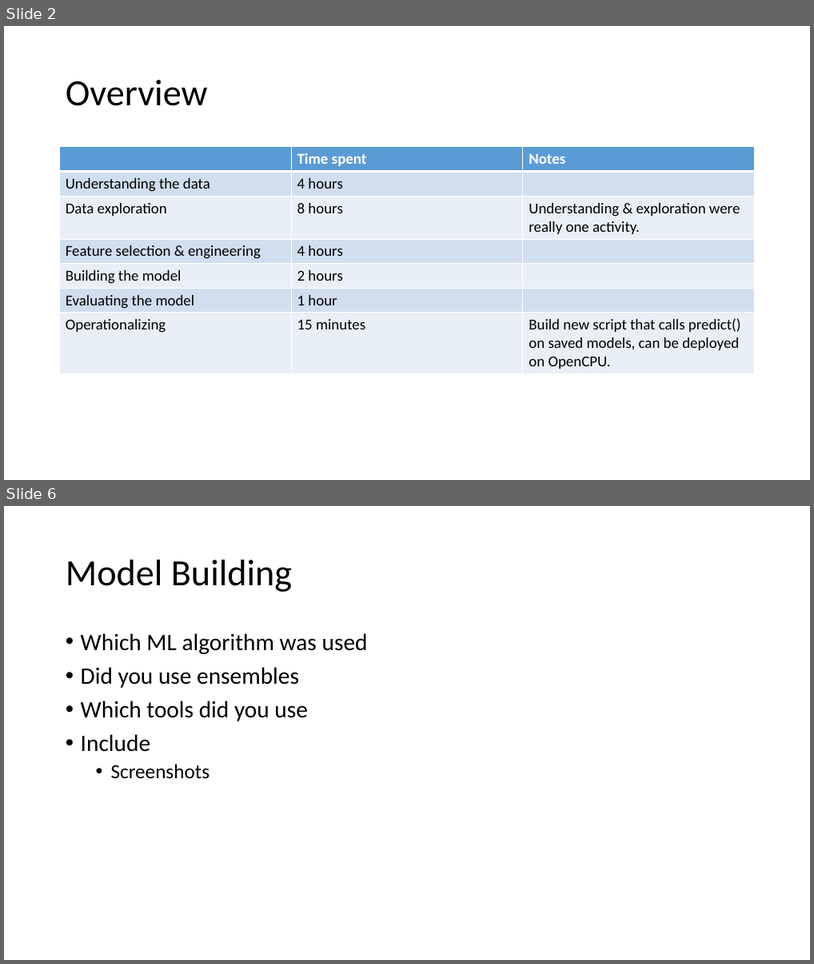
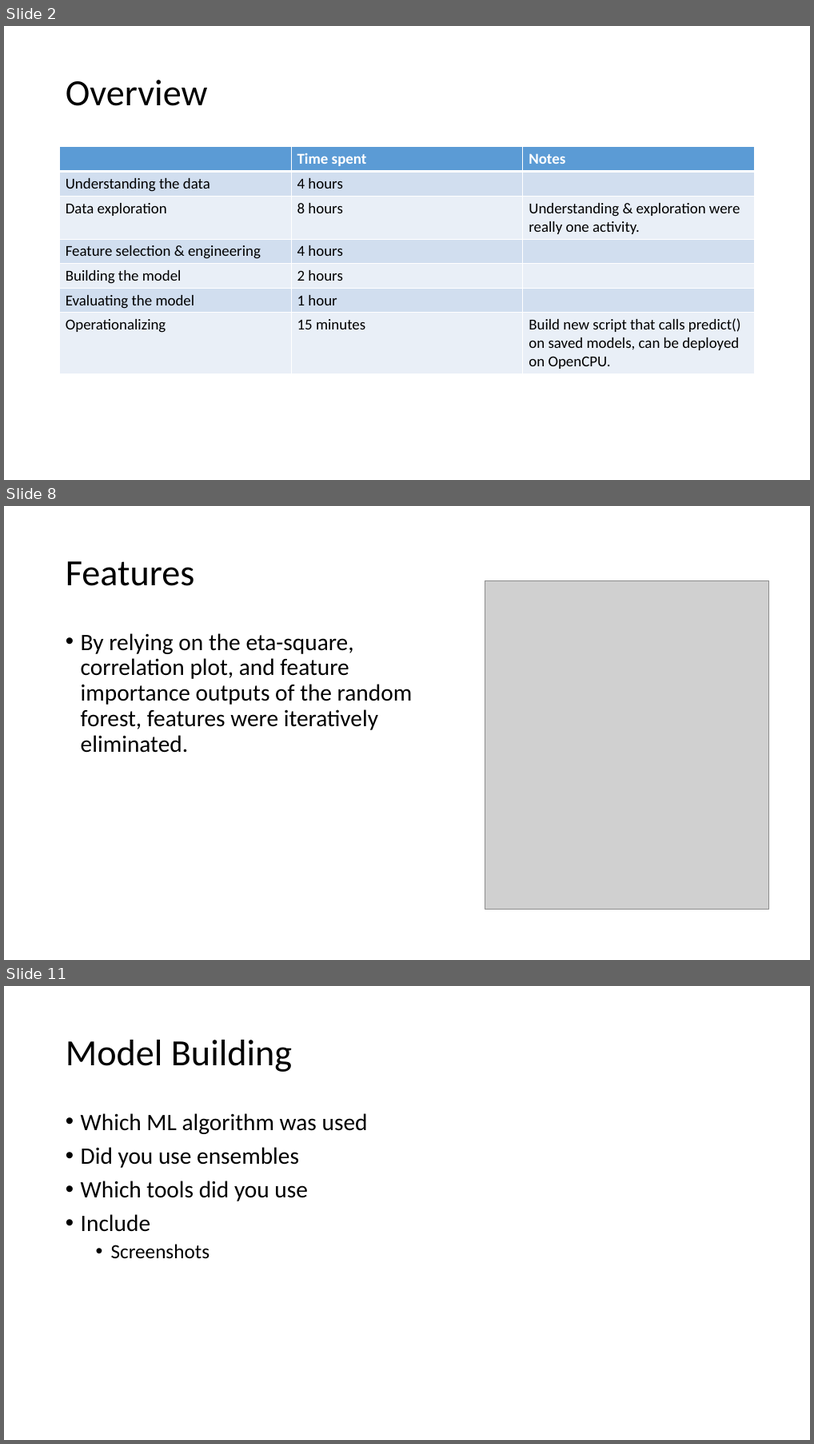
Before and after one commit to DannyGsGit/UW_DS450, a slide deck: Capstone/Docs/Homework/Template_Individual.pptx. Shown one above the other, each under a label of ours: slides 2 and 6 before the commit, slides 2, 8 and 11 after it; the slides between them are not shown. The pictures are 814x964 and 814x1444 pixels, drawn with LibreOffice and Linux fonts; fonts in the diff are those of the drawing; grey boxes stand for pictures. Boxes give left, top, right and bottom in pixels: in the first picture for what was removed or moved away, otherwise in the second. Text is boxed around its words. In the diff, an @@ line names an element or a change of style, - is before the commit and + after.

```diff
--- a/Capstone/Docs/Homework/Template_Individual.pptx
+++ b/Capstone/Docs/Homework/Template_Individual.pptx
@@ slide 8 added at [4, 506, 810, 960], background #FFFFFF @@
@@ title added at [66, 561, 194, 586], 44 pt, text #000000 @@
+Features
@@ picture added at [486, 580, 770, 909] @@
@@ text added at [81, 633, 412, 752], 28 pt, text #000000 @@
+• By relying on the eta-square, correlation plot, and feature importance outputs of the random forest, features were iteratively eliminated.
@@ what was slide 6 is now slide 11 @@
```
Also in this commit, not shown: 3 slides changed, 7 other slides added, 1 slide removed.
